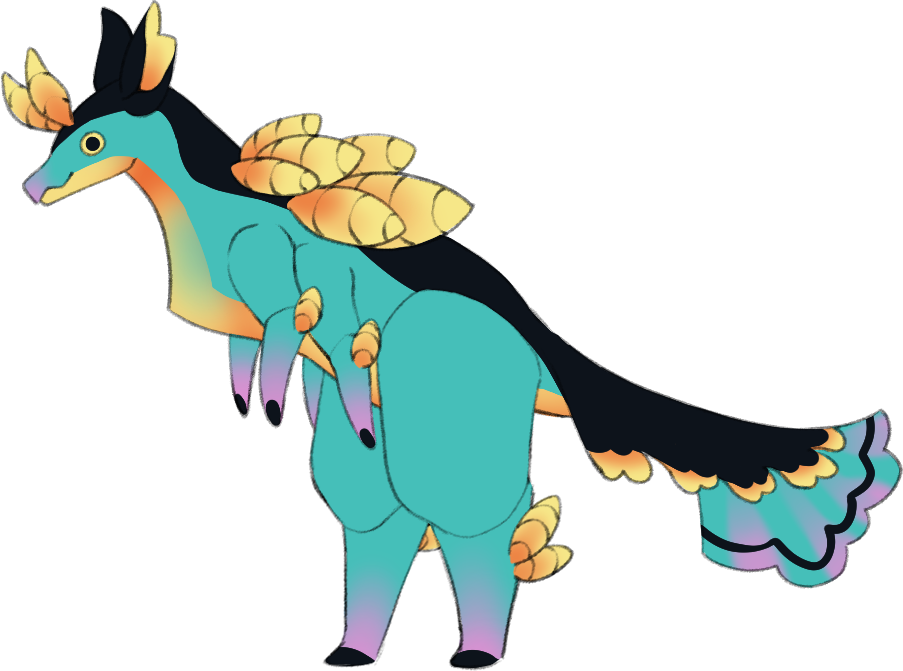
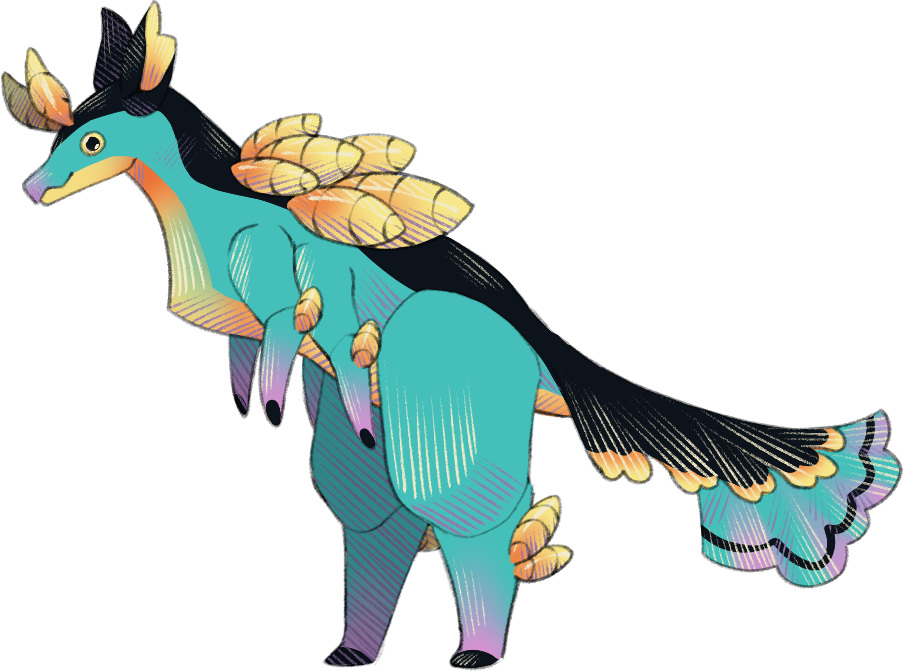
Layer changes from the first 903×671 image to the second:
painted on "F_Ear" over [120, 2, 177, 117]
painted on "F_Horn" over [25, 48, 73, 126]
painted on "Back_Bulb_1" over [233, 158, 319, 196]
painted on "Back_Bulb_2" over [287, 185, 404, 246]
painted on "Back_Bulb_3" over [254, 136, 357, 192]
painted on "Back_Bulb_4" over [305, 174, 466, 249]
painted on "Back_Bulb_5" over [240, 117, 321, 169]
painted on "Back_Bulb_6" over [312, 135, 415, 185]
painted on "Head" over [52, 85, 113, 156]
painted on "Limb_F2_2" over [293, 245, 319, 336]
painted on "Limb_F3_Bulb1" over [512, 499, 560, 563]
painted on "Limb_F3_1" over [383, 359, 527, 538]
painted on "Limb_F3_2" over [451, 558, 486, 667]
painted on "Tail" over [560, 373, 900, 588]
painted on "body" over [126, 108, 570, 423]
painted on "B_Horn" over [2, 71, 70, 132]
painted on "B_Ear" over [93, 8, 152, 103]
painted on "Limb_B3_1" over [309, 304, 459, 534]
painted on "Limb_B3_2" over [324, 450, 430, 667]
painted on "Limb_B3_Bulb1" over [406, 484, 467, 534]
painted on "Limb_B2_1" over [301, 334, 335, 443]
painted on "Limb_B2_2" over [270, 245, 336, 367]
painted on "Limb_B1_1" over [229, 297, 268, 415]
painted on "Limb_B1_2" over [195, 231, 268, 331]
…and 8 more changes (8 painted)
